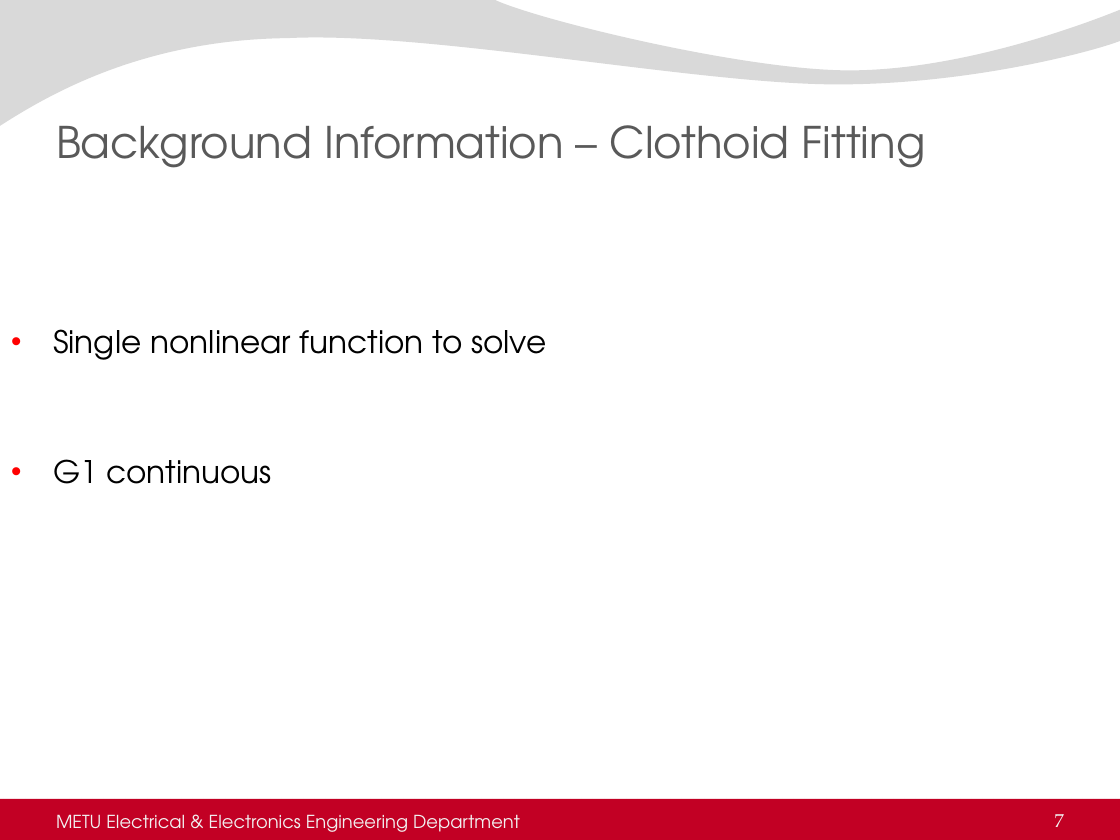
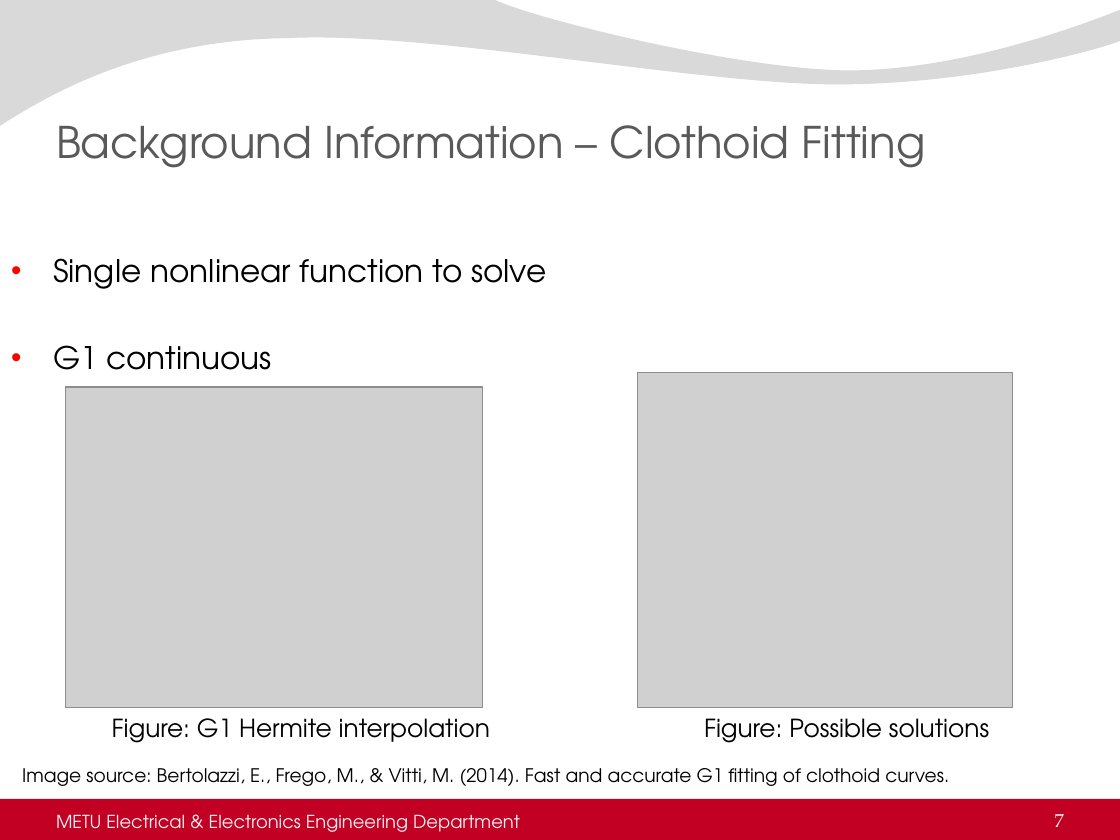
Before and after one commit to AtakanQ/thesis, a slide deck: slide 7 of thesisDefense.pptx. Drawn at 1120x840 pixels with LibreOffice and Linux fonts; fonts in the diff are those of the drawing; grey boxes stand for pictures; background and template pictures are left out. Boxes give left, top, right and bottom in pixels: in the first picture for what was removed or moved away, otherwise in the second. Text is boxed around its words. In the diff, an @@ line names an element or a change of style, - is before the commit and + after.

Commit message:
Presentation updated
Presentation updated, outline updated and pictures are updated.

```diff
--- a/thesisDefense.pptx
+++ b/thesisDefense.pptx
@@ text "Single nonlinear function to solve" rewrapped from box(53, 329, 546, 484) to box(53, 258, 546, 370) @@
@@ picture added at box(65, 388, 482, 708) @@
@@ picture added at box(637, 373, 1012, 708) @@
@@ text added at box(112, 718, 490, 743), 16 pt, text #000000 @@
+Figure: G1 Hermite interpolation
@@ text added at box(704, 718, 989, 743), 16 pt, text #000000 @@
+Figure: Possible solutions
@@ text added at box(22, 768, 949, 786), 12 pt, text #000000 @@
+Image source: Bertolazzi, E., Frego, M., & Vitti, M. (2014). Fast and accurate G1 fitting of clothoid curves.
```
Also in this commit, not shown: 3 other slides changed, 11 slides added, 4 other files.
